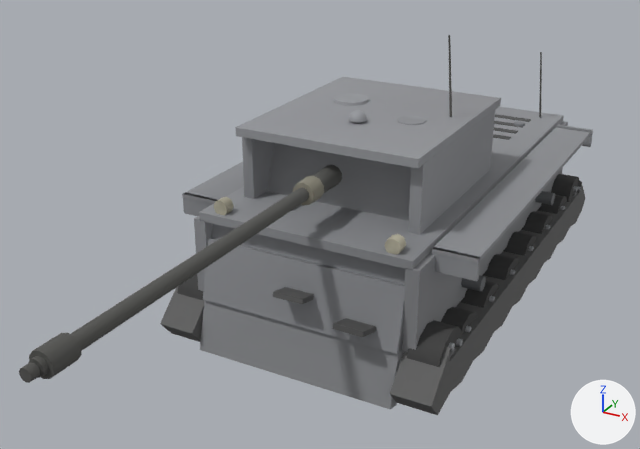
The glTF model client/assets/models/ferdinand.glb as it was, and as the next commit left it.
Both versions are drawn from a 50 mm camera at (5.14, -12.2, 6.64) aimed at (-0.26, -2.39, 1.73). The axes (+X, +Y, +Z) are drawn at lower right. The lights are the same throughout. The picture after the commit comes second. Where no turn or scale is listed for an object, it has been applied to the vertices. Vertices at exactly the same position are counted once.

Script lines for the objects in view, before the commit:
```python
me_mesh_16 = bpy.data.meshes.new('Mesh_16')
me_mesh_16.from_pydata(...)  # 168 vertices, 312 faces; spans x -2.04..2.04, y -3.8..3.8, z 0.1..1.17
me_mesh_16.materials.append(mat_tracks_mat)
me_mesh_18 = bpy.data.meshes.new('Mesh_18')
me_mesh_18.from_pydata(...)  # 66 vertices, 108 faces; spans x -1.46..1.46, y -3.84..-2.45, z 0.02..2.08
me_mesh_18.materials.append(mat_glacis_mat)
# before: 0 (1.46, -3.19, 1.97), 1 (1.46, -3.69, 0.07) at pixel (390, 409), 2 (1.46, -2.99, 1.92), 3 (1.46, -3.5, 0.02) at pixel (396, 405), 4 (-1.46, -2.99, 1.92)
# before: 5 (-1.46, -3.5, 0.02), 6 (-1.46, -3.19, 1.97), 7 (-1.46, -3.69, 0.07) at pixel (199, 349)
me_mesh_21 = bpy.data.meshes.new('Mesh_21')
me_mesh_21.from_pydata(...)  # 76 vertices, 124 faces; spans x -1.55..1.55, y -3.4..3.4, z 1.9..2.07
me_mesh_21.materials.append(mat_hulltop_mat)
# before: 0 (1.55, -3.4, 2.03) at pixel (413, 261), 1 (1.55, -3.4, 1.9) at pixel (412, 270), 6 (-1.55, -3.4, 2.03) at pixel (198, 212), 7 (-1.55, -3.4, 1.9) at pixel (199, 220)
me_mesh_24 = bpy.data.meshes.new('Mesh_24')
me_mesh_24.from_pydata(...)  # 105 vertices, 184 faces; spans x -1.32..1.32, y -2.8..0.3, z 2.92..4.21
me_mesh_24.materials.append(mat_turretroof_mat)
ob_glacis = bpy.data.objects.new('glacis', me_mesh_18)
ob_glacis.location = (0.0, 0.0, 0.0)
ob_hulltop = bpy.data.objects.new('hullTop', me_mesh_21)
ob_hulltop.location = (0.0, 0.0, 0.0)
ob_tracks = bpy.data.objects.new('tracks', me_mesh_16)
ob_tracks.location = (0.0, 0.0, 0.0)
ob_turretroof = bpy.data.objects.new('turretRoof', me_mesh_24)
ob_turretroof.location = (0.0, 0.0, 0.0)
# also in view: 'turretSide' at (0.0, -1.3, 2.44); 'wheel12' at (1.76, -1.41, 0.48); 'hullSide' at (0.0, 0.0, 1.49); 'lowerPlate' at (0.0, -3.37, 1.2); 'mantlet' at (0.0, -2.05, 2.44)
```
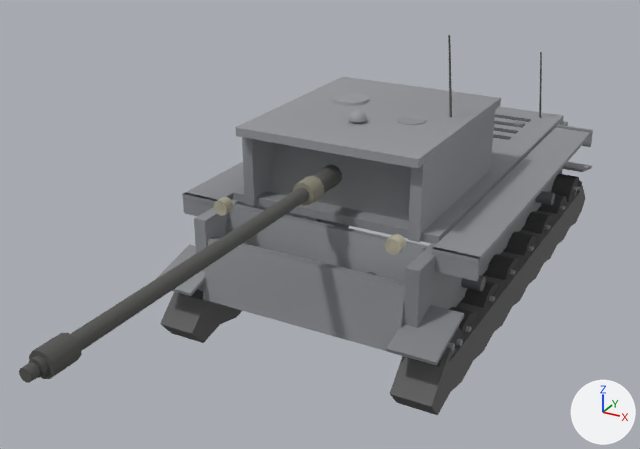
Where the change shows, as pixel boxes (x1, y1, x2, y2) in the pictures (640 x 449 px; the box of a moved part takes in the faces that stretch with it):
```json
{"object": "glacis", "change": "reshaped", "before": [200, 196, 406, 409], "after": [226, 192, 428, 282]}
{"object": "tracks", "change": "reshaped", "before": [160, 181, 585, 415], "after": [155, 162, 592, 415], "on screen": "8% taller"}
{"object": "hullTop", "change": "reshaped", "before": [199, 107, 564, 270], "after": [233, 107, 564, 244], "on screen": "9% narrower, 16% shorter"}
{"part": 1, "of": "me_mesh_16", "change": "added", "after": [155, 162, 592, 366]}
{"part": 2, "of": "me_mesh_18", "change": "moved or reshaped", "before": [273, 287, 314, 304], "on screen": "not visible afterwards"}
{"part": 3, "of": "me_mesh_18", "change": "moved or reshaped", "before": [332, 318, 376, 337], "on screen": "not visible afterwards"}
{"part": 4, "of": "me_mesh_18", "change": "moved or reshaped", "before": [200, 224, 406, 409], "after": [226, 204, 428, 282]}
{"object": "wheel14", "change": "unchanged, covered by the edit", "before": [407, 320, 463, 367], "after": [407, 327, 463, 367]}
```

Scene script edits in JSON lines:
```json
{"block": "me_mesh_16", "where": "# used by ob_tracks; location = (0.0, 0.0, 0.0)"}
{"op": "remove", "block": "me_mesh_16", "code": "me_mesh_16.from_pydata(...)  # 168 vertices, 312 faces; spans x -2.04..2.04, y -3.8..3.8, z 0.1..1.17"}
{"op": "add", "block": "me_mesh_16", "code": "me_mesh_16.from_pydata(...)  # 200 vertices, 360 faces; spans x -2.08..2.08, y -3.84..3.8, z 0.1..1.26"}
{"block": "me_mesh_16", "change": "me_mesh_16 part 1"}
{"block": "me_mesh_16", "change": "16 vertices are added at x -2.08..1.44, y -3.84..3.8, z 0.98..1.26"}
{"block": "me_mesh_16", "change": "16 new vertices lie (0.64, 0.0, 0.0) away from vertices in x -2.08..1.44, y -3.84..3.8, z 0.98..1.26"}
{"block": "me_mesh_16", "change": "48 new faces join them"}
{"block": "me_mesh_18", "where": "# used by ob_glacis; location = (0.0, 0.0, 0.0)"}
{"op": "remove", "block": "me_mesh_18", "code": "me_mesh_18.from_pydata(...)  # 66 vertices, 108 faces; spans x -1.46..1.46, y -3.84..-2.45, z 0.02..2.08"}
{"op": "add", "block": "me_mesh_18", "code": "me_mesh_18.from_pydata(...)  # 66 vertices, 108 faces; spans x -1.46..1.46, y -3.48..-2.09, z 0.52..2.08"}
{"block": "me_mesh_18", "change": "me_mesh_18 part 2: the loose piece of 8 vertices spanning x -0.21..0.25, y -3.79..-2.98, z 1.08..1.36 is moved by (0.0, 0.36, 0.0)"}
{"block": "me_mesh_18", "change": "me_mesh_18 part 3: the loose piece of 8 vertices spanning x 0.7..1.16, y -3.84..-3.04, z 0.88..1.16 is moved by (0.0, 0.36, 0.0)"}
{"block": "me_mesh_18", "change": "me_mesh_18 part 4"}
{"op": "add", "block": "me_mesh_18", "code": "for i in [0, 2, 4, 6]: me_mesh_18.vertices[i].co += Vector((0.0, 0.35, -0.03))"}
{"op": "add", "block": "me_mesh_18", "code": "for i in [1, 3, 5, 7]: me_mesh_18.vertices[i].co += Vector((0.0, 0.5, 0.5))"}
{"block": "me_mesh_18", "change": "other edits to the shape of me_mesh_18 do not show in these pictures"}
{"block": "me_mesh_21", "where": "# used by ob_hulltop; location = (0.0, 0.0, 0.0)"}
{"op": "remove", "block": "me_mesh_21", "code": "me_mesh_21.from_pydata(...)  # 76 vertices, 124 faces; spans x -1.55..1.55, y -3.4..3.4, z 1.9..2.07"}
{"op": "add", "block": "me_mesh_21", "code": "me_mesh_21.from_pydata(...)  # 76 vertices, 124 faces; spans x -1.55..1.55, y -2.59..3.4, z 1.9..2.07"}
{"block": "me_mesh_21", "change": "me_mesh_21 part 5"}
{"op": "add", "block": "me_mesh_21", "code": "for i in [0, 1, 6, 7]: me_mesh_21.vertices[i].co += Vector((0.0, 0.81, 0.0))"}
```
